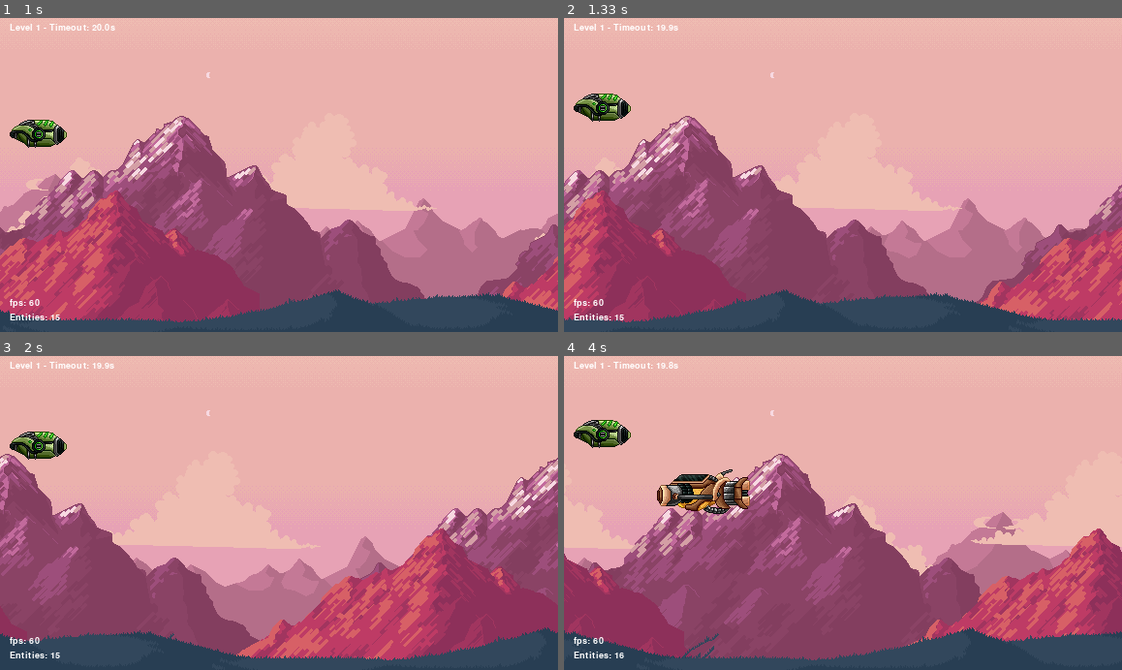
Above: before the commit, frames 1-4 (two rows, left to right).
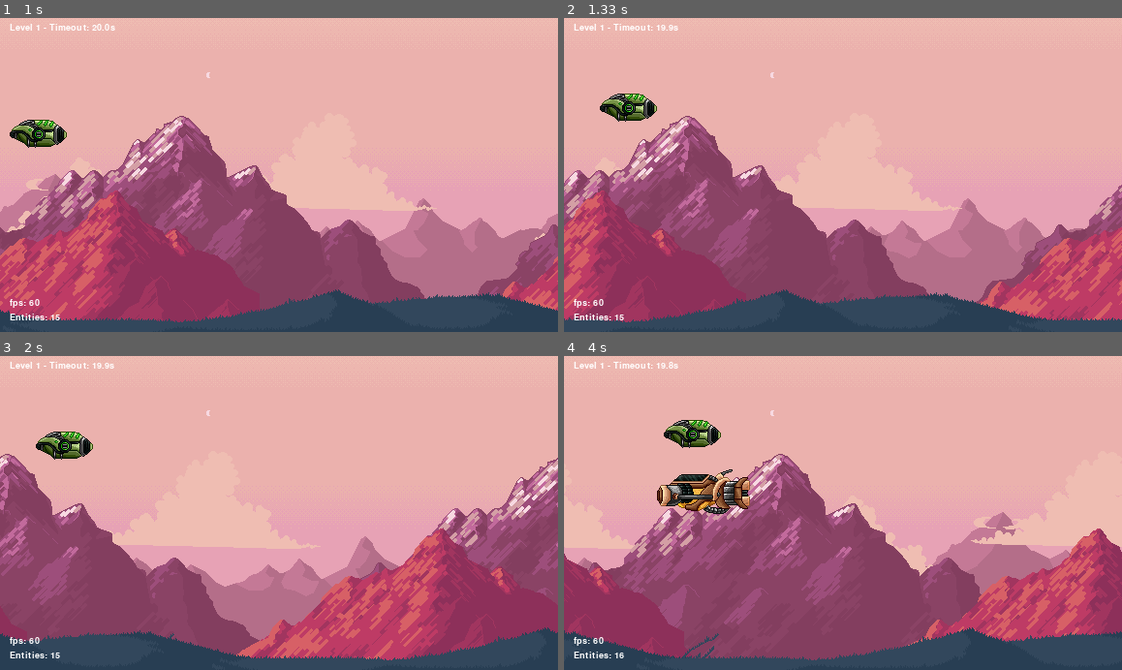
Above: after the commit, the same moments.

Repository: JoaoNahid/PyGame
Game: pygame game, started from main.py
Same seed, same stepped clock (60 frames per second), same inputs: the game is played once before the commit and once after it.
Inputs:
- Up to frame 1 (1 s): tap Enter at 0.33 s; hold W from 0.67 s (still down)
- Up to frame 2 (1.33 s): release W at 1.13 s; hold D from 1.17 s (still down)
- Up to frame 3 (2 s): release D at 1.63 s; hold A from 1.67 s (still down)
- Up to frame 4 (4 s): release A at 2.2 s; hold S 2.23-2.53 s; hold A 2.57-2.97 s; hold W 3-3.37 s; hold D from 3.4 s (still down)

Frame 1 is identical in both runs. In frame 2, 1.0% of the frame differs, in the area x 1-17%, y 24-34%; in frame 3, 1.0%; in frame 4, 1.4%, in the area x 1-29%, y 20-30%.

Commit message:
:sparkles: Feature: Add health to the entity

Diff:
--- a/code/Const.py
+++ b/code/Const.py
@@ -26,5 +26,20 @@
     'Level1Bg6': 6,
 }
 
+# Health
+ENTITY_HEALTH = {
+    'Level1Bg0': 9999,
+    'Level1Bg1': 9999,
+    'Level1Bg2': 9999,
+    'Level1Bg3': 9999,
+    'Level1Bg4': 9999,
+    'Level1Bg5': 9999,
+    'Level1Bg6': 9999,
+    'Player1': 1000,
+    'Player2': 1000,
+    'Enemy1': 100,
+    'Enemy2': 300,
+}
+
 # Event
 EVENT_ENEMY = pygame.USEREVENT + 1
--- a/code/Entity.py
+++ b/code/Entity.py
@@ -1,6 +1,9 @@
 from abc import ABC, abstractmethod
 
 import pygame
+
+from code.Const import ENTITY_HEALTH
+
 
 # ABC mean that is a abstract class
 class Entity(ABC):
@@ -10,6 +13,7 @@
         self.surf = pygame.image.load('./assets/images/' + name + '.png').convert_alpha()
         self.rect = self.surf.get_rect(left=position[0], top=position[1])
         self.speed = speed
+        self.health = ENTITY_HEALTH[self.name]
 
     @abstractmethod #decorator
     def move(self, two_players: bool = False):
--- a/code/Level.py
+++ b/code/Level.py
@@ -8,6 +8,7 @@
 from code.Const import COLOR_TEXT_WHITE, WIN_HEIGHT, EVENT_ENEMY
 from code.Entity import Entity
 from code.EntityFactory import EntityFactory
+from code.EntityMediator import EntityMediator
 
 
 class Level:
@@ -49,6 +50,10 @@
             self.level_text(14, f'Entities: {len(self.entity_list)}', COLOR_TEXT_WHITE, (10, WIN_HEIGHT - 20))
             pygame.display.flip()
 
+            # Collisions
+            EntityMediator.verify_collision(entity_list=self.entity_list)
+            EntityMediator.verify_health(entity_list=self.entity_list)
+
             # Degree timeout
             self.timeout -= 1
 
--- a/code/Player.py
+++ b/code/Player.py
@@ -23,14 +23,9 @@
         if pressed_key[key_down] and self.rect.bottom < WIN_HEIGHT:
             self.rect.centery += ENTITY_SPEED[self.name]
 
-
-        if two_players:
-            pressed_key = pygame.key.get_pressed()
-            key_left = pygame.K_a if self.keyboard == 1 else pygame.K_LEFT
-            key_right = pygame.K_d if self.keyboard == 1 else pygame.K_RIGHT
-            if pressed_key[key_left] and self.rect.left > 0:
-                print('left')
-                self.rect.centerx -= ENTITY_SPEED[self.name]
-            if pressed_key[key_right] and self.rect.right < WIN_WIDTH:
-                print('right')
-                self.rect.centerx += ENTITY_SPEED[self.name]
+        key_left = pygame.K_a if self.keyboard == 1 else pygame.K_LEFT
+        key_right = pygame.K_d if self.keyboard == 1 else pygame.K_RIGHT
+        if pressed_key[key_left] and self.rect.left > 0:
+            self.rect.centerx -= ENTITY_SPEED[self.name]
+        if pressed_key[key_right] and self.rect.right < WIN_WIDTH:
+            self.rect.centerx += ENTITY_SPEED[self.name]
